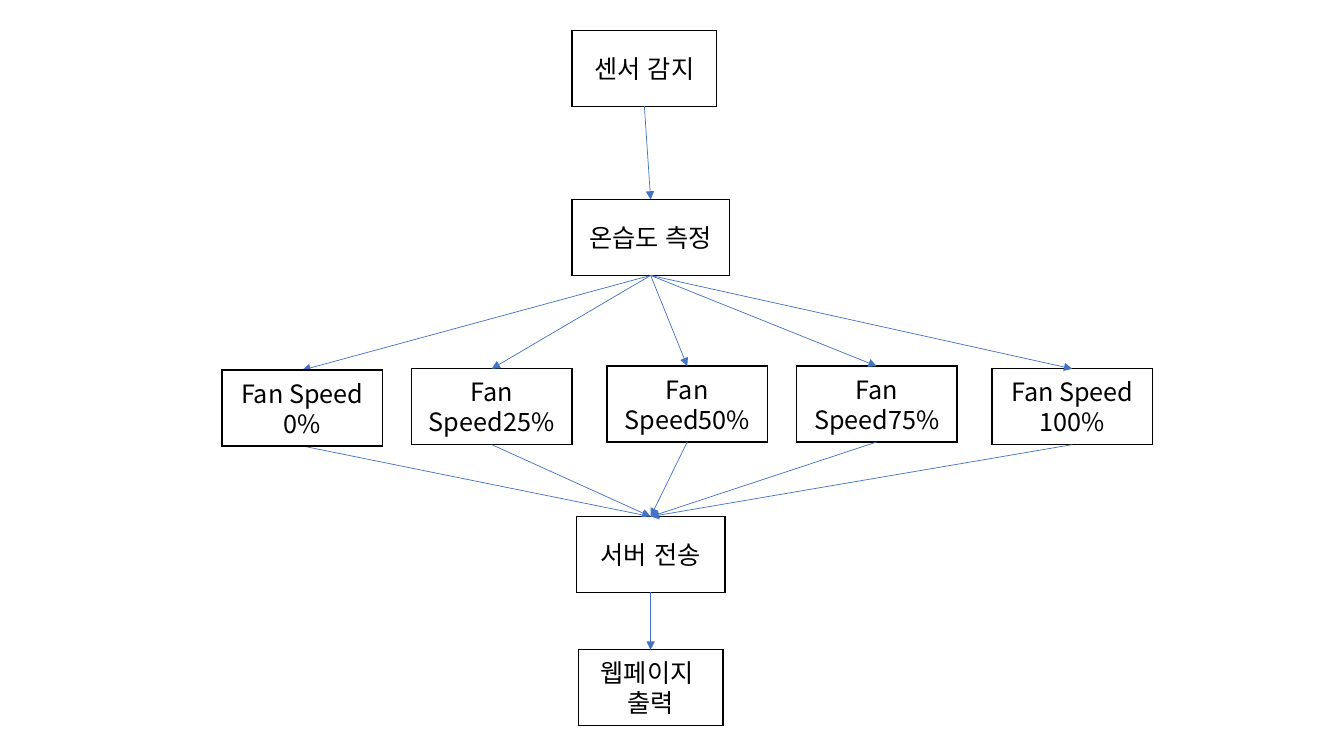
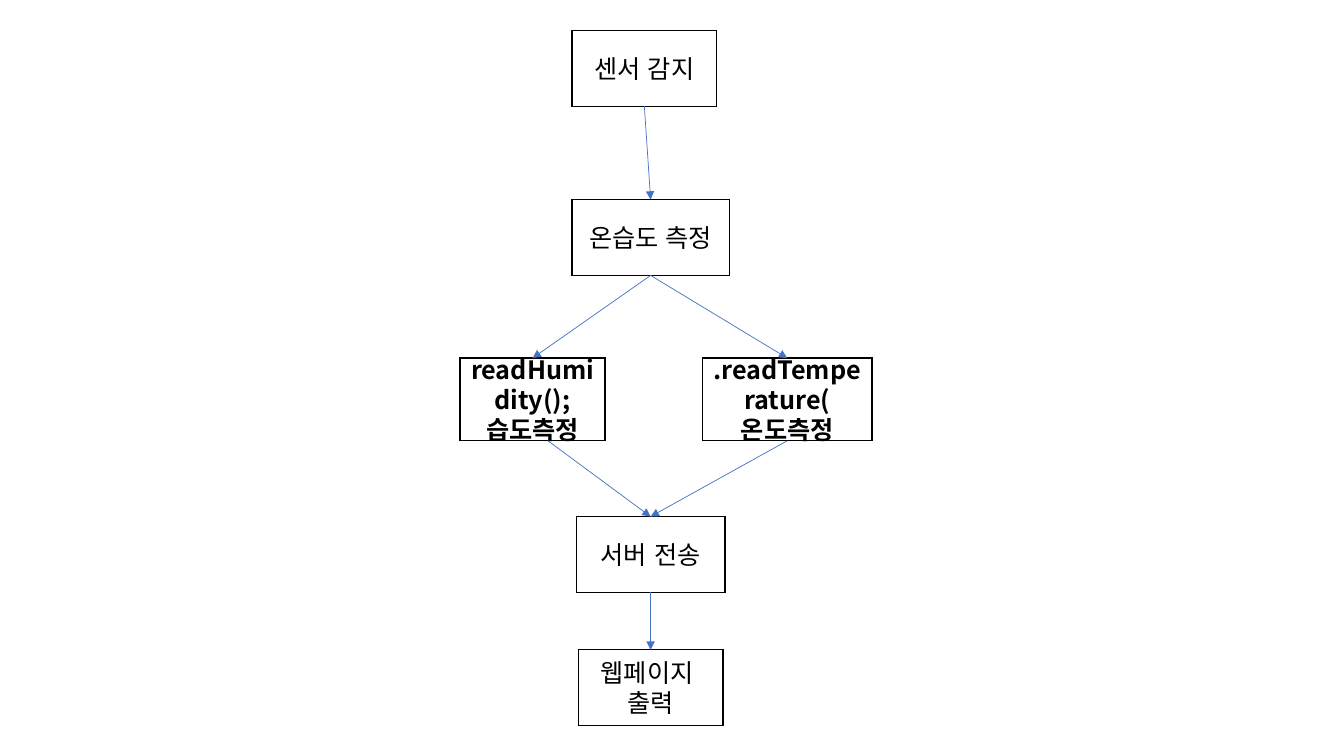
Before and after one commit to strixqlater/KM-CAPSTONE-CP, a slide deck: slide 1 of 미세먼지센서구성도.pptx. Drawn at 1344x756 pixels with LibreOffice and Linux fonts; fonts in the diff are those of the drawing. Boxes give left, top, right and bottom in pixels: in the first picture for what was removed or moved away, otherwise in the second. Text is boxed around its words. In the diff, an @@ line names an element or a change of style, - is before the commit and + after.

```diff
--- a/미세먼지센서구성도.pptx
+++ b/미세먼지센서구성도.pptx
@@ arrow removed from (650, 275) to (302, 370) @@
@@ arrow moved from (650, 275) - (492, 369) to (650, 275) - (532, 358) @@
@@ arrow moved from (650, 275) - (877, 366) to (650, 275) - (787, 358) @@
@@ arrow removed from (650, 275) to (688, 366) @@
@@ arrow removed from (650, 275) to (1073, 369) @@
@@ rectangle added at [461,358,606,441], fill #FFFFFF, outline #000000 1 pt, 18 pt, text #000000, bold @@
+readHumidity();
+습도측정
@@ rectangle added at [703,358,872,441], fill #FFFFFF, outline #000000 1 pt, 18 pt, text #000000, bold @@
+.readTemperature(
+온도측정
@@ rectangle removed at [222,370,382,446] @@
-Fan Speed 0%
@@ rectangle removed at [411,369,572,445] @@
-Fan Speed25%
@@ rectangle removed at [607,366,767,442] @@
-Fan Speed50%
@@ rectangle removed at [797,366,957,442] @@
-Fan Speed75%
@@ rectangle removed at [992,369,1152,445] @@
-Fan Speed 100%
@@ arrow removed from (302, 446) to (650, 517) @@
@@ arrow moved from (492, 445) - (650, 517) to (548, 441) - (650, 517) @@
@@ arrow moved from (877, 442) - (650, 517) to (787, 441) - (650, 517) @@
@@ arrow removed from (688, 442) to (650, 517) @@
@@ arrow removed from (1073, 445) to (650, 517) @@
```
